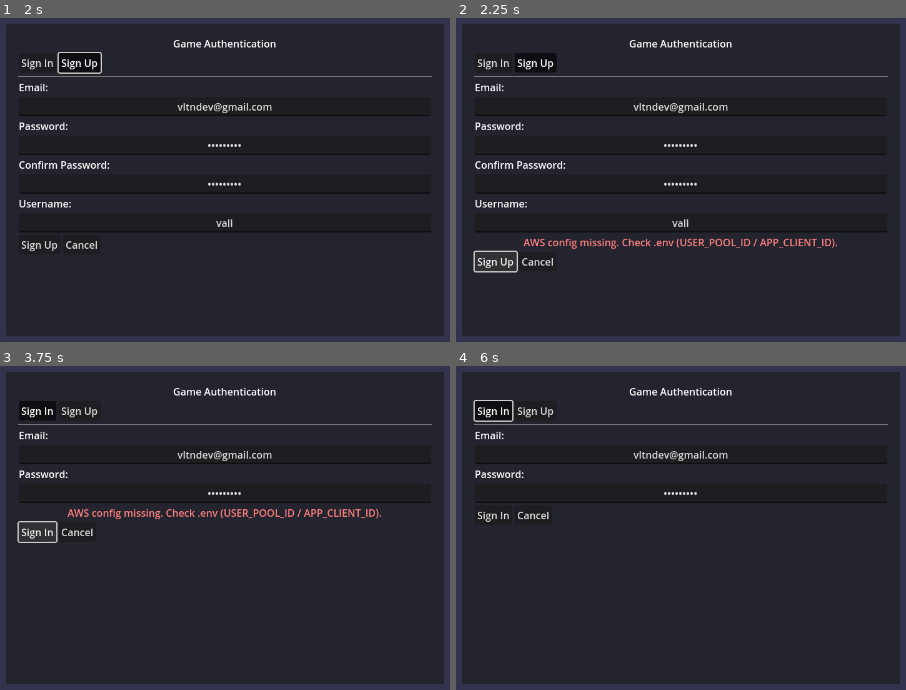
Above: before the commit, frames 1-4 (two rows, left to right).
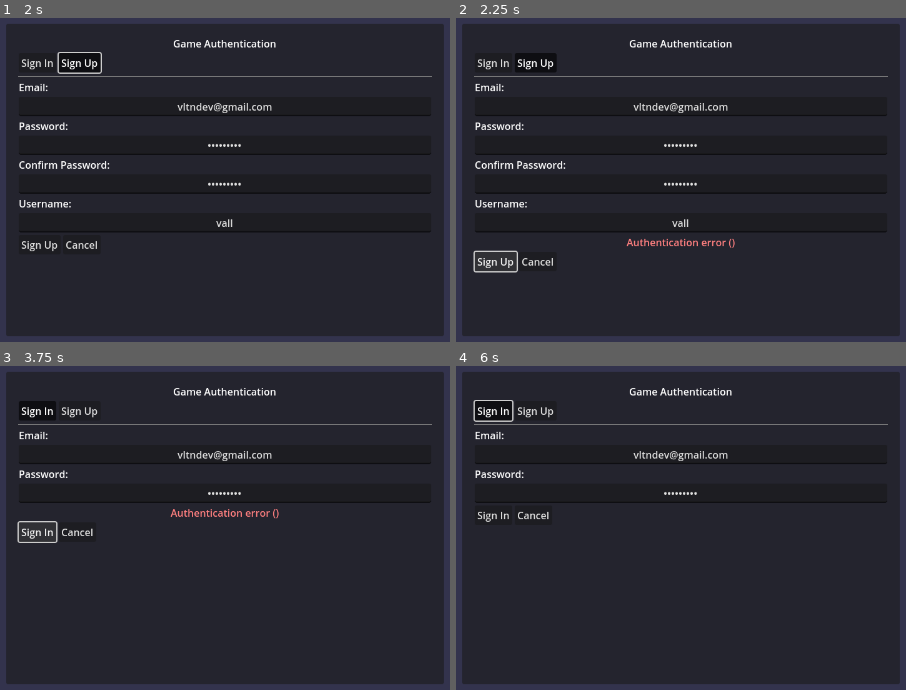
Above: after the commit, the same moments.

Repository: kreanimator/Godot_AWS_Client
Game: Godot game, scene res://scenes/UI/auth_screen.tscn
Two runs of this game, one before a commit and one after it. Both use one fixed random seed, a clock stepped at 60 frames per second and the inputs below.
Inputs:
- Up to frame 1 (2 s): click "Sign In" at 0.5 s; click "Sign Up" at 1.25 s
- Up to frame 2 (2.25 s): click "Sign Up" at 2 s
- Up to frame 3 (3.75 s): click "Sign In" at 2.75 s; click "Sign In" at 3.5 s
- Up to frame 4 (6 s): click "Sign Up" at 4.25 s; click "Sign Up" at 5 s; click "Sign In" at 5.75 s

Frame 1 is identical in both runs. In frame 2, 0.9% of the frame differs, in the area x 14-85%, y 68-72%; in frame 3, 1.0%, in the area x 14-85%, y 44-48%; in frame 4, nothing differs.

Commit message:
Decomposed and refactored auth script

Diff:
--- a/scripts/auth_screen.gd
+++ b/scripts/auth_screen.gd
@@ -1,9 +1,8 @@
 extends Control
 
-# --- UI refs (unchanged) ---
+# --- UI References ---
 @onready var sign_in_tab: Button = $AuthPanel/VBoxContainer/ModeToggle/SignInTab
 @onready var sign_up_tab: Button = $AuthPanel/VBoxContainer/ModeToggle/SignUpTab
-@onready var form_container: VBoxContainer = $AuthPanel/VBoxContainer/FormContainer
 @onready var email_field: LineEdit = $AuthPanel/VBoxContainer/FormContainer/Email
 @onready var password_field: LineEdit = $AuthPanel/VBoxContainer/FormContainer/Password
 @onready var confirm_password_field: LineEdit = $AuthPanel/VBoxContainer/FormContainer/ConfirmPassword
@@ -18,13 +17,19 @@
 @onready var loading_label: Label = $AuthPanel/VBoxContainer/LoadingLabel
 @onready var confirm_dialog: AcceptDialog = preload("uid://b8x70a02a1c3").instantiate()
 
-# --- Networking ---
+# --- Components ---
 var http: HTTPRequest
+var cognito_client: CognitoClient
 
 # --- State ---
 var is_sign_up_mode: bool = false
 var is_loading: bool = false
 
+# --- Dialog State ---
+var _current_email: String = ""
+var _confirmation_result: String = ""
+var _confirmation_waiting: bool = false
+
 # --- Signals ---
 signal authentication_success(user_data: Dictionary)
 signal authentication_failed(error_message: String)
@@ -33,31 +38,36 @@
 # = Lifecycle / UI  ==
 # =====================
 func _ready():
-	# Make sure we have an HTTPRequest child
+	_setup_components()
+	_setup_ui()
+	_setup_testing()
+
+func _setup_components():
+	# Setup HTTP client
 	http = HTTPRequest.new()
-	http.request_completed.connect(_on_request_completed) # not used directly, we await per-call
+	http.request_completed.connect(_on_request_completed)
 	add_child(http)
 
-	# Connect signals
+	# Setup Cognito client
+	var region = Env.get_var("COGNITO_REGION", "us-west-2")
+	var client_id = Env.get_var("COGNITO_APP_CLIENT_ID")
+	cognito_client = CognitoClient.new(http, region, client_id)
+
+	# Setup confirmation dialog
+	add_child(confirm_dialog)
+	confirm_dialog.code_confirmed.connect(_on_code_confirmed)
+	confirm_dialog.dialog_cancelled.connect(_on_dialog_cancelled)
+	confirm_dialog.resend_requested.connect(_on_resend_requested)
+
+func _setup_ui():
+	# Connect UI signals
 	sign_in_tab.pressed.connect(_on_sign_in_tab_pressed)
 	sign_up_tab.pressed.connect(_on_sign_up_tab_pressed)
 	submit_button.pressed.connect(_on_submit_pressed)
 	cancel_button.pressed.connect(_on_cancel_pressed)
-
-	# Setup confirmation dialog
-	_setup_confirm_dialog()
-
-	# Set default values for testing
-	_set_default_values()
 	_update_ui_for_mode()
 
-func _setup_confirm_dialog():
-	add_child(confirm_dialog)
-	confirm_dialog.code_confirmed.connect(_on_code_confirmed)
-	confirm_dialog.dialog_cancelled.connect(_on_dialog_cancelled)
-	confirm_dialog.resend_requested.connect(_on_resend_requested)
-
-func _set_default_values():
+func _setup_testing():
 	# Default values for testing
 	email_field.text = "vltndev@gmail.com"
 	password_field.text = "VlTn1234!"
@@ -110,195 +120,103 @@
 	var username = username_field.text.strip_edges() if is_sign_up_mode else ""
 	var confirm_password = confirm_password_field.text if is_sign_up_mode else ""
 
-	if email.is_empty():
-		return {"valid": false, "message": "Email is required"}
-	if not _is_valid_email(email):
-		return {"valid": false, "message": "Please enter a valid email address"}
-	if password.is_empty():
-		return {"valid": false, "message": "Password is required"}
-	if password.length() < 6:
-		return {"valid": false, "message": "Password must be at least 6 characters long"}
-
 	if is_sign_up_mode:
-		if username.is_empty():
-			return {"valid": false, "message": "Username is required"}
-		if username.length() < 3:
-			return {"valid": false, "message": "Username must be at least 3 characters long"}
-		if not _is_valid_username(username):
-			return {"valid": false, "message": "Username can only contain letters, numbers, and underscores"}
-		if confirm_password != password:
-			return {"valid": false, "message": "Passwords do not match"}
-
-	return {"valid": true, "message": ""}
-
-func _is_valid_email(email: String) -> bool:
-	var regex = RegEx.new()
-	regex.compile("^[a-zA-Z0-9._%+-]+@[a-zA-Z0-9.-]+\\.[a-zA-Z]{2,}$")
-	return regex.search(email) != null
-
-func _is_valid_username(username: String) -> bool:
-	var regex = RegEx.new()
-	regex.compile("^[a-zA-Z0-9_]+$")
-	return regex.search(username) != null
+		return ValidationUtils.validate_signup(email, password, username, confirm_password)
+	else:
+		return ValidationUtils.validate_signin(email, password)
 
 # =====================
 # = Auth (real calls) =
 # =====================
 func _start_authentication() -> void:
-	is_loading = true
 	_set_loading_state(true)
 
-	var region = Env.get_var("COGNITO_REGION", "eu-west-1")
-	var user_pool_id = Env.get_var("COGNITO_USER_POOL_ID")
-	var client_id = Env.get_var("COGNITO_APP_CLIENT_ID")
-
-	if user_pool_id.is_empty() or client_id.is_empty():
-		_show_error("AWS config missing. Check .env (USER_POOL_ID / APP_CLIENT_ID).")
-		_set_loading_state(false)
-		is_loading = false
-		return
-
 	if is_sign_up_mode:
-		await _do_signup_and_optional_confirm(region, client_id)
+		await _handle_signup()
 	else:
-		await _do_login(region, client_id)
+		await _handle_signin()
 
 	_set_loading_state(false)
-	is_loading = false
-
-# -------- Sign Up with Email Confirmation --------
-func _do_signup_and_optional_confirm(region: String, client_id: String) -> void:
-	var email := email_field.text.strip_edges()
-	var password := password_field.text
-	var username := username_field.text.strip_edges()
+
+func _handle_signup():
+	var email = email_field.text.strip_edges()
+	var password = password_field.text
+	var username = username_field.text.strip_edges()
 
 	_show_auth_status("Creating account…")
-	print("=== Sign Up Request ===")
-	print("Email: ", email)
-	print("Username: ", username)
-	print("Client ID: ", client_id)
-
-	var res := await _cognito_call(region, "SignUp", {
-		"ClientId": client_id,
-		"Username": email,
-		"Password": password,
-		"UserAttributes": [
-			{"Name": "email", "Value": email},
-			{"Name": "preferred_username", "Value": username}
-		]
-	})
-
-	print("Sign Up response: ", res)
+	var res = await cognito_client.sign_up(email, password, username)
 
 	if res.get("__error__", false):
-		_show_error(_friendly_cognito_error(res))
-		authentication_failed.emit(error_label.text)
-		return
-
-	# Ask for code immediately (since your pool requires confirmation)
+		_show_error(ErrorHandler.get_friendly_error(res))
+		authentication_failed.emit(error_label.text)
+		return
+
+	# Handle email confirmation
 	_show_auth_status("Please check your email for the verification code.")
-
-	while true:
-		var code := await _prompt_confirm_code(email, region, client_id)
-		if code == "":
-			# User cancelled the dialog - show helpful message and switch to sign in
-			_show_error("Email confirmation cancelled. Please check your email and use the Sign In tab to confirm later.")
-			is_sign_up_mode = false
-			_update_ui_for_mode()
-			authentication_failed.emit("Email confirmation cancelled")
-			return
-
-		_show_auth_status("Confirming…")
-		print("=== Confirming Sign Up ===")
-		print("Email: ", email)
-		print("Code: ", code)
-		print("Client ID: ", client_id)
-		print("Region: ", region)
-
-		var conf := await _cognito_call(region, "ConfirmSignUp", {
-			"ClientId": client_id,
-			"Username": email,
-			"ConfirmationCode": code
-		})
-
-		print("Confirmation response: ", conf)
-		print("Has error: ", conf.get("__error__", false))
-
-		if conf.get("__error__", false):
-			var error_msg = _friendly_cognito_error(conf)
-			print("Error message: ", error_msg)
-			_show_error(error_msg)
-			continue  # let user try again or resend
-		else:
-			# Success! Break out of the loop
-			print("Email confirmed successfully!")
-			print("Breaking out of confirmation loop")
-			break
+	var code = await _prompt_confirm_code(email)
+	if code == "":
+		_show_error("Email confirmation cancelled. Please check your email and use the Sign In tab to confirm later.")
+		is_sign_up_mode = false
+		_update_ui_for_mode()
+		authentication_failed.emit("Email confirmation cancelled")
+		return
+
+	_show_auth_status("Confirming…")
+	var conf = await cognito_client.confirm_sign_up(email, code)
+
+	if conf.get("__error__", false):
+		_show_error(ErrorHandler.get_friendly_error(conf))
+		authentication_failed.emit(error_label.text)
+		return
 
 	_show_auth_status("Email confirmed. Signing you in…")
-	await _do_login(region, client_id)  # proceed
-
-# ---------------------------- Sign In with Unconfirmed User Handling --------
-func _do_login(region: String, client_id: String) -> void:
-	var email := email_field.text.strip_edges()
-	var password := password_field.text
+	await _handle_signin()
+
+func _handle_signin():
+	var email = email_field.text.strip_edges()
+	var password = password_field.text
 
 	_show_auth_status("Signing in…")
-	var res := await _cognito_call(region, "InitiateAuth", {
-		"AuthFlow": "USER_PASSWORD_AUTH",
-		"ClientId": client_id,
-		"AuthParameters": {
-			"USERNAME": email,
-			"PASSWORD": password
-		}
-	})
-
-	# If user not confirmed, run confirmation flow and retry login
+	var res = await cognito_client.sign_in(email, password)
+
+	# Handle unconfirmed user
 	if res.get("__error__", false):
-		var typ := str(res.get("raw", {}).get("__type", ""))
+		var typ = str(res.get("raw", {}).get("__type", ""))
 		if typ.findn("UserNotConfirmedException") != -1:
 			_show_auth_status("Your email is not confirmed. Please enter the code.")
-			while true:
-				var code := await _prompt_confirm_code(email, region, client_id)
-				if code == "":
-					_show_error("Email not confirmed.")
-					authentication_failed.emit(error_label.text)
-					return
-				var conf := await _cognito_call(region, "ConfirmSignUp", {
-					"ClientId": client_id,
-					"Username": email,
-					"ConfirmationCode": code
-				})
-				if conf.get("__error__", false):
-					_show_error(_friendly_cognito_error(conf))
-					continue
-				break
-			# try login again after successful confirm
-			res = await _cognito_call(region, "InitiateAuth", {
-				"AuthFlow": "USER_PASSWORD_AUTH",
-				"ClientId": client_id,
-				"AuthParameters": {
-					"USERNAME": email,
-					"PASSWORD": password
-				}
-			})
-	# If still error (not due to confirmation), fail out
+			var code = await _prompt_confirm_code(email)
+			if code == "":
+				_show_error("Email not confirmed.")
+				authentication_failed.emit(error_label.text)
+				return
+
+			var conf = await cognito_client.confirm_sign_up(email, code)
+			if conf.get("__error__", false):
+				_show_error(ErrorHandler.get_friendly_error(conf))
+				authentication_failed.emit(error_label.text)
+				return
+
+			# Retry login after confirmation
+			res = await cognito_client.sign_in(email, password)
+
+	# Handle other errors
 	if res.get("__error__", false):
-		var msg = _friendly_cognito_error(res)
-		_show_error(msg)
-		authentication_failed.emit(msg)
-		return
-
-	# Challenges (MFA/NEW_PASSWORD_REQUIRED) can be handled here if you enable them
+		_show_error(ErrorHandler.get_friendly_error(res))
+		authentication_failed.emit(error_label.text)
+		return
+
+	# Handle challenges
 	if res.has("ChallengeName"):
 		_show_error("Challenge required: %s" % res["ChallengeName"])
 		authentication_failed.emit(error_label.text)
 		return
 
+	# Extract tokens
 	var auth: Dictionary = res.get("AuthenticationResult", {})
 	var id_token: String = auth.get("IdToken", "")
 	var access_token: String = auth.get("AccessToken", "")
 	var refresh_token: String = auth.get("RefreshToken", "")
+
 	if id_token == "":
 		_show_error("Login failed: empty token.")
 		authentication_failed.emit(error_label.text)
@@ -313,127 +231,40 @@
 		"refresh_token": refresh_token
 	})
 
-# ======================
-# = Low-level Cognito  =
-# ======================
-func _cognito_call(region: String, target: String, body: Dictionary) -> Dictionary:
-	var url: String = "https://cognito-idp.%s.amazonaws.com/" % region
-	var headers: PackedStringArray = [
-		"Content-Type: application/x-amz-json-1.1",
-		"X-Amz-Target: AWSCognitoIdentityProviderService.%s" % target
-	]
-
-	var err: int = http.request(url, headers, HTTPClient.METHOD_POST, JSON.stringify(body))
-	if err != OK:
-		return {
-			"__error__": true,
-			"status_code": -1,
-			"raw": {"__type": "ClientError", "message": "HTTPRequest error %s" % err}
-		}
-
-	# Godot 4: await returns [result (int), response_code (int), headers (PackedStringArray), body (PackedByteArray)]
-	var resp: Array = await http.request_completed
-	var result_code: int = int(resp[0])
-	var response_code: int = int(resp[1])
-	var resp_headers: PackedStringArray = resp[2]
-	var raw_body: PackedByteArray = resp[3]
-	var txt: String = raw_body.get_string_from_utf8()
-
-	# --- success path ---
-	if response_code >= 200 and response_code < 300:
-		if txt == "":
-			return {}
-		var parsed: Variant = JSON.parse_string(txt)
-		if typeof(parsed) == TYPE_DICTIONARY:
-			return parsed as Dictionary
-		else:
-			# ensure Dictionary return type even if service returns non-dict JSON
-			var wrap: Dictionary = {"raw": parsed}
-			return wrap
-
-	# --- error path ---
-	var obj: Dictionary = {}
-	if txt != "":
-		var parsed_err: Variant = JSON.parse_string(txt)
-		if typeof(parsed_err) == TYPE_DICTIONARY:
-			obj = parsed_err as Dictionary
-		else:
-			obj = {"raw_text": txt}
-	return {"__error__": true, "status_code": response_code, "raw": obj, "result": result_code}
-
-
-
-
-func _friendly_cognito_error(res: Dictionary) -> String:
-	var typ = str(res.get("raw", {}).get("__type", ""))
-	var msg = str(res.get("raw", {}).get("message", ""))
-	# Some common friendly mappings
-	if typ.findn("UserNotConfirmedException") != -1:
-		return "Your email is not confirmed yet. Check your inbox for the verification code."
-	if typ.findn("NotAuthorizedException") != -1:
-		return "Incorrect email or password."
-	if typ.findn("UsernameExistsException") != -1:
-		return "An account with this email already exists."
-	if typ.findn("CodeMismatchException") != -1:
-		return "Invalid confirmation code."
-	if typ.findn("ExpiredCodeException") != -1:
-		return "Confirmation code expired. Request a new one."
-	if typ.findn("LimitExceededException") != -1:
-		return "Too many attempts. Please wait a few minutes before trying again."
-	return (msg if msg != "" else "Authentication error (%s)" % typ)
-
-# =====================
-# = Email Confirmation Dialog =
-# =====================
-# Show a modal asking for the confirmation code. Returns code (String) or "" if canceled.
-func _prompt_confirm_code(email: String, region: String, client_id: String) -> String:
-	# Store current context for dialog callbacks
+# =====================
+# = Dialog Handling  =
+# =====================
+
+func _prompt_confirm_code(email: String) -> String:
 	_current_email = email
-	_current_region = region
-	_current_client_id = client_id
 	_confirmation_result = ""
 	_confirmation_waiting = true
 
-	# Show the dialog
 	confirm_dialog.show_dialog(email)
 
-	# Wait for result
 	while _confirmation_waiting:
 		await get_tree().process_frame
 
 	return _confirmation_result
-
-# Dialog callback variables
-var _current_email: String = ""
-var _current_region: String = ""
-var _current_client_id: String = ""
-var _confirmation_result: String = ""
-var _confirmation_waiting: bool = false
 
 func _on_code_confirmed(code: String):
 	_confirmation_result = code
 	_confirmation_waiting = false
-	print("=== Dialog confirmed ===")
-	print("Code entered: ", code)
 
 func _on_dialog_cancelled():
 	_confirmation_result = ""
 	_confirmation_waiting = false
-	print("=== Dialog cancelled ===")
 
 func _on_resend_requested():
 	_show_auth_status("Resending code…")
-	var r := await _cognito_call(_current_region, "ResendConfirmationCode", {
-		"ClientId": _current_client_id,
-		"Username": _current_email
-	})
+	var r = await cognito_client.resend_confirmation_code(_current_email)
 	if r.get("__error__", false):
-		_show_error(_friendly_cognito_error(r))
+		_show_error(ErrorHandler.get_friendly_error(r))
 	else:
 		_show_auth_status("Verification code sent.")
 
 # =====================
-# = Cancel / Helpers  =
+# = UI Helpers        =
 # =====================
 func _on_cancel_pressed():
 	email_field.text = ""
@@ -445,6 +276,7 @@
 	_update_ui_for_mode()
 
 func _set_loading_state(loading: bool):
+	is_loading = loading
 	loading_label.visible = loading
 	submit_button.disabled = loading
 	cancel_button.disabled = loading
@@ -465,5 +297,5 @@
 	error_label.text = ""
 	error_label.visible = false
 
-# (optional) connected but unused; kept to avoid warnings
-func _on_request_completed(_result, _response_code, _headers, _body): pass
+func _on_request_completed(_result, _response_code, _headers, _body):
+	pass  # Handled by CognitoClient
--- a/scripts/confirm_dialog.gd
+++ b/scripts/confirm_dialog.gd
@@ -19,9 +19,9 @@
 func show_dialog(email: String):
 	email_label.text = email
 	code_input.text = ""
+	popup_centered(Vector2i(400, 200))
+	grab_focus()
 	code_input.grab_focus()
-	popup_centered(Vector2i(400, 200))
-	move_to_foreground()
 
 func _on_confirmed():
 	var code = code_input.text.strip_edges()
--- /dev/null
+++ b/scripts/utils/cognito_client.gd
@@ -0,0 +1,93 @@
+extends RefCounted
+class_name CognitoClient
+
+var http: HTTPRequest
+var region: String
+var client_id: String
+
+func _init(http_request: HTTPRequest, aws_region: String, app_client_id: String):
+	http = http_request
+	region = aws_region
+	client_id = app_client_id
+
+# Make API call to AWS Cognito
+func call_api(target: String, body: Dictionary) -> Dictionary:
+	var url: String = "https://cognito-idp.%s.amazonaws.com/" % region
+	var headers: PackedStringArray = [
+		"Content-Type: application/x-amz-json-1.1",
+		"X-Amz-Target: AWSCognitoIdentityProviderService.%s" % target
+	]
+
+	var err: int = http.request(url, headers, HTTPClient.METHOD_POST, JSON.stringify(body))
+	if err != OK:
+		return {
+			"__error__": true,
+			"status_code": -1,
+			"raw": {"__type": "ClientError", "message": "HTTPRequest error %s" % err}
+		}
+
+	var resp: Array = await http.request_completed
+	var result_code: int = int(resp[0])
+	var response_code: int = int(resp[1])
+	var _resp_headers: PackedStringArray = resp[2]
+	var raw_body: PackedByteArray = resp[3]
+	var txt: String = raw_body.get_string_from_utf8()
+
+	# Success path
+	if response_code >= 200 and response_code < 300:
+		if txt == "":
+			return {}
+		var parsed: Variant = JSON.parse_string(txt)
+		if typeof(parsed) == TYPE_DICTIONARY:
+			return parsed as Dictionary
+		else:
+			var wrapped_result: Dictionary = {"raw": parsed}
+			return wrapped_result
+
+	# Error path
+	var obj: Dictionary = {}
+	if txt != "":
+		var parsed_err: Variant = JSON.parse_string(txt)
+		if typeof(parsed_err) == TYPE_DICTIONARY:
+			obj = parsed_err as Dictionary
+		else:
+			obj = {"raw_text": txt}
+	return {"__error__": true, "status_code": response_code, "raw": obj, "result": result_code}
+
+# Sign up user
+func sign_up(email: String, password: String, username: String) -> Dictionary:
+	return await call_api("SignUp", {
+		"ClientId": client_id,
+		"Username": email,
+		"Password": password,
+		"UserAttributes": [
+			{"Name": "email", "Value": email},
+			{"Name": "preferred_username", "Value": username}
+		]
+	})
+
+# Confirm sign up
+func confirm_sign_up(email: String, code: String) -> Dictionary:
+	return await call_api("ConfirmSignUp", {
+		"ClientId": client_id,
+		"Username": email,
+		"ConfirmationCode": code
+	})
+
+# Sign in user
+func sign_in(email: String, password: String) -> Dictionary:
+	return await call_api("InitiateAuth", {
+		"AuthFlow": "USER_PASSWORD_AUTH",
+		"ClientId": client_id,
+		"AuthParameters": {
+			"USERNAME": email,
+			"PASSWORD": password
+		}
+	})
+
+# Resend confirmation code
+func resend_confirmation_code(email: String) -> Dictionary:
+	return await call_api("ResendConfirmationCode", {
+		"ClientId": client_id,
+		"Username": email
+	})
--- /dev/null
+++ b/scripts/utils/error_handler.gd
@@ -0,0 +1,23 @@
+extends RefCounted
+class_name ErrorHandler
+
+# Convert AWS Cognito errors to user-friendly messages
+static func get_friendly_error(res: Dictionary) -> String:
+	var typ = str(res.get("raw", {}).get("__type", ""))
+	var msg = str(res.get("raw", {}).get("message", ""))
+
+	# Common friendly mappings
+	if typ.findn("UserNotConfirmedException") != -1:
+		return "Your email is not confirmed yet. Check your inbox for the verification code."
+	if typ.findn("NotAuthorizedException") != -1:
+		return "Incorrect email or password."
+	if typ.findn("UsernameExistsException") != -1:
+		return "An account with this email already exists."
+	if typ.findn("CodeMismatchException") != -1:
+		return "Invalid confirmation code."
+	if typ.findn("ExpiredCodeException") != -1:
+		return "Confirmation code expired. Request a new one."
+	if typ.findn("LimitExceededException") != -1:
+		return "Too many attempts. Please wait a few minutes before trying again."
+
+	return (msg if msg != "" else "Authentication error (%s)" % typ)
--- /dev/null
+++ b/scripts/utils/validation.gd
@@ -0,0 +1,46 @@
+extends RefCounted
+class_name ValidationUtils
+
+# Email validation
+static func is_valid_email(email: String) -> bool:
+	var regex = RegEx.new()
+	regex.compile("^[a-zA-Z0-9._%+-]+@[a-zA-Z0-9.-]+\\.[a-zA-Z]{2,}$")
+	return regex.search(email) != null
+
+# Username validation
+static func is_valid_username(username: String) -> bool:
+	var regex = RegEx.new()
+	regex.compile("^[a-zA-Z0-9_]+$")
+	return regex.search(username) != null
+
+# Validate sign up inputs
+static func validate_signup(email: String, password: String, username: String, confirm_password: String) -> Dictionary:
+	if email.is_empty():
+		return {"valid": false, "message": "Email is required"}
+	if not is_valid_email(email):
+		return {"valid": false, "message": "Please enter a valid email address"}
+	if password.is_empty():
+		return {"valid": false, "message": "Password is required"}
+	if password.length() < 6:
+		return {"valid": false, "message": "Password must be at least 6 characters long"}
+	if username.is_empty():
+		return {"valid": false, "message": "Username is required"}
+	if username.length() < 3:
+		return {"valid": false, "message": "Username must be at least 3 characters long"}
+	if not is_valid_username(username):
+		return {"valid": false, "message": "Username can only contain letters, numbers, and underscores"}
+	if confirm_password != password:
+		return {"valid": false, "message": "Passwords do not match"}
+	return {"valid": true, "message": ""}
+
+# Validate sign in inputs
+static func validate_signin(email: String, password: String) -> Dictionary:
+	if email.is_empty():
+		return {"valid": false, "message": "Email is required"}
+	if not is_valid_email(email):
+		return {"valid": false, "message": "Please enter a valid email address"}
+	if password.is_empty():
+		return {"valid": false, "message": "Password is required"}
+	if password.length() < 6:
+		return {"valid": false, "message": "Password must be at least 6 characters long"}
+	return {"valid": true, "message": ""}
Not shown, added: scripts/utils/cognito_client.gd.uid
Not shown, added: scripts/utils/error_handler.gd.uid
Not shown, added: scripts/utils/validation.gd.uid
